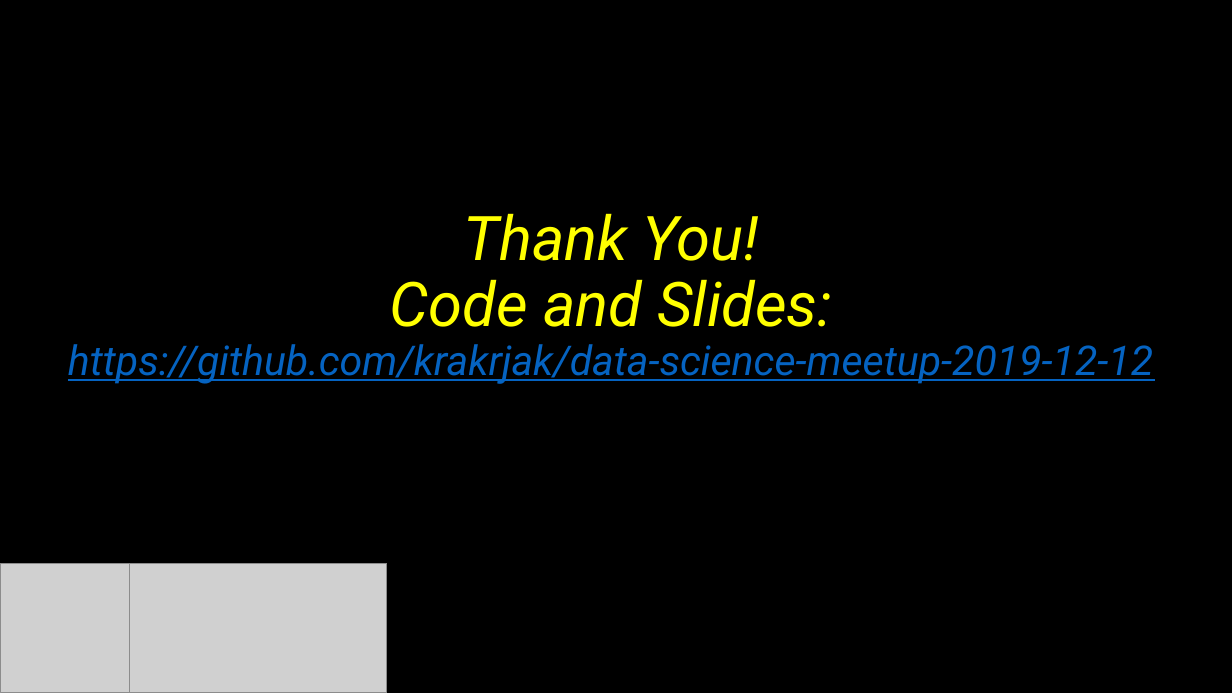
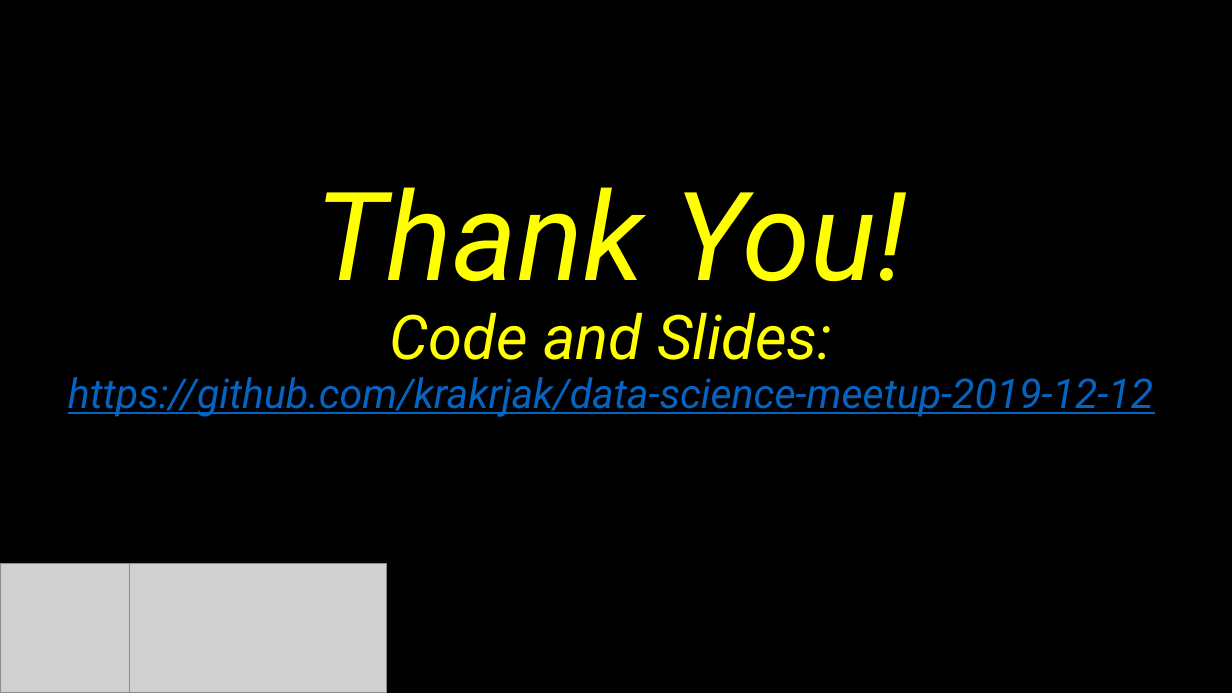
Before and after one commit to krakrjak/data-science-meetup-2019-12-12, a slide deck: slide 13 of TensorFlow For The Masses.pptx. Drawn at 1232x693 pixels with LibreOffice and Linux fonts; fonts in the diff are those of the drawing; grey boxes stand for pictures. Boxes give left, top, right and bottom in pixels: in the first picture for what was removed or moved away, otherwise in the second. Text is boxed around its words. In the diff, an @@ line names an element or a change of style, - is before the commit and + after.

Commit message:
Make Thank You bigger

```diff
--- a/TensorFlow For The Masses.pptx
+++ b/TensorFlow For The Masses.pptx
@@ title "Thank You! Code and Slides: ..." at [68, 187, 1153, 417]: size 48 to 96 pt in "Thank You!" @@
```
Also in this commit, not shown: 1 other file.
